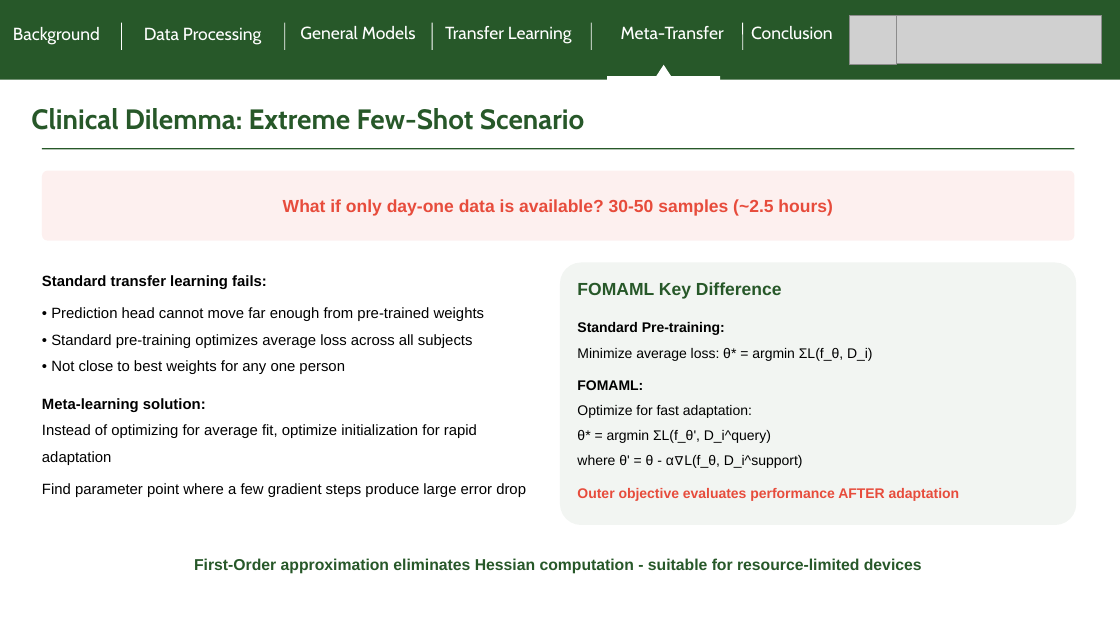
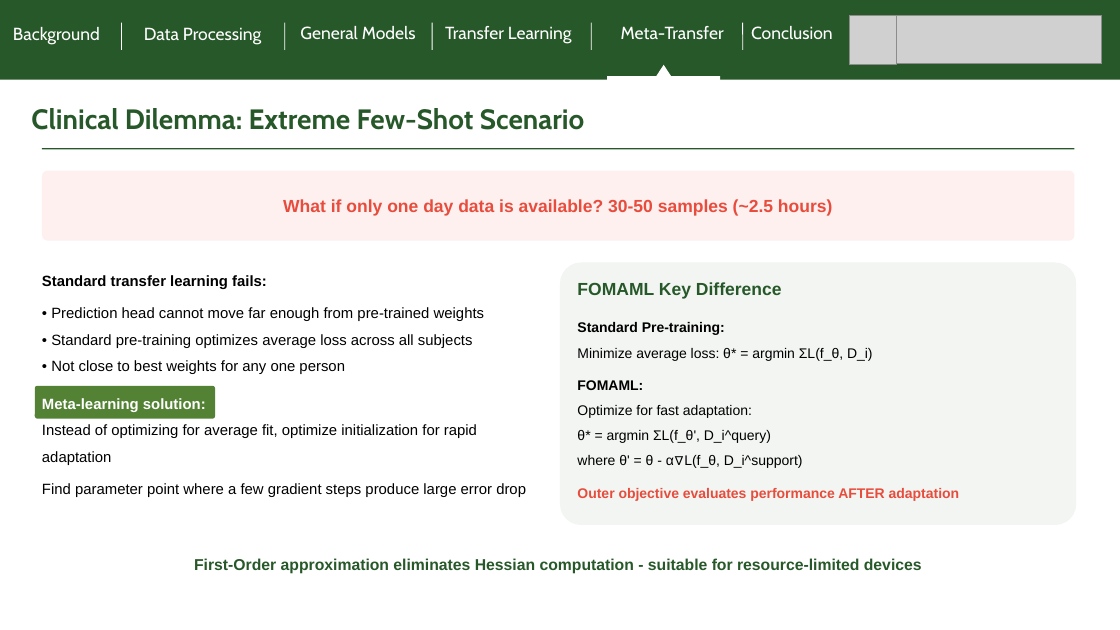
Before and after one commit to Jungle2003/GlucosePrediction, a slide deck: slide 25 of doc/Blood Glucose Prediction Model Applicable to Continuous Glucose Monitoring Systems.pptx. Drawn at 1120x630 pixels with LibreOffice and Linux fonts; fonts in the diff are those of the drawing; grey boxes stand for pictures. Boxes give left, top, right and bottom in pixels: in the first picture for what was removed or moved away, otherwise in the second. Text is boxed around its words. In the diff, an @@ line names an element or a change of style, - is before the commit and + after.

```diff
--- a/doc/Blood Glucose Prediction Model Applicable to Continuous Glucose Monitoring Systems.pptx
+++ b/doc/Blood Glucose Prediction Model Applicable to Continuous Glucose Monitoring Systems.pptx
@@ text at [283, 199, 832, 216]: text changed @@
-What if only day-one data is available? 30-50 samples (~2.5 hours)
+What if only one day data is available? 30-50 samples (~2.5 hours)
@@ rounded rectangle added at [35, 386, 215, 418], fill #548235 @@
@@ text at [42, 398, 206, 412]: text colour #000000 to #FFFFFF in "Meta-learning solution:" @@
```
Also in this commit, not shown: 13 other files.
